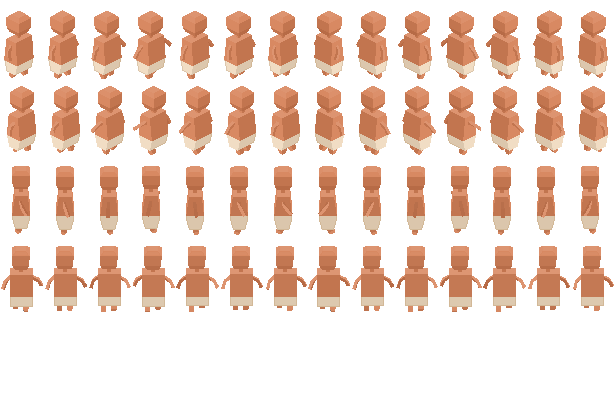
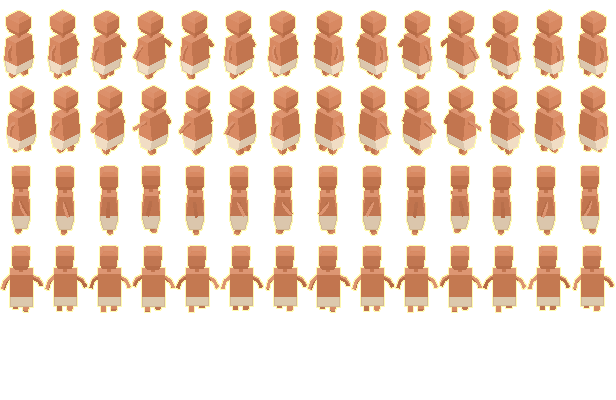
Two versions of the same layered image (616 × 400). Layer-by-layer changes:
showed group "selections" (2 layers) over <box>0,9,615,313</box>
painted on "Base_selection" over <box>0,9,615,313</box>
